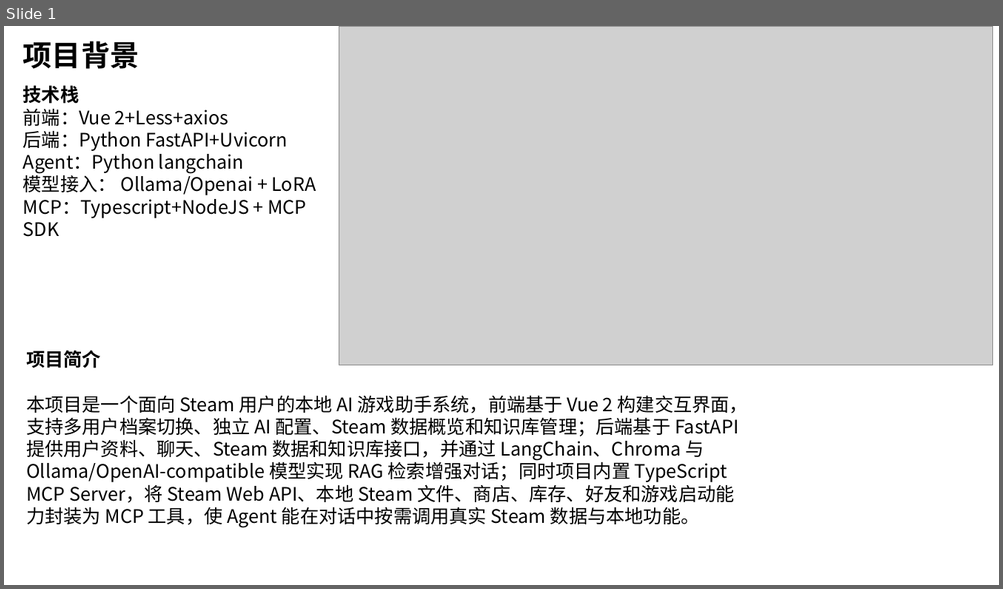
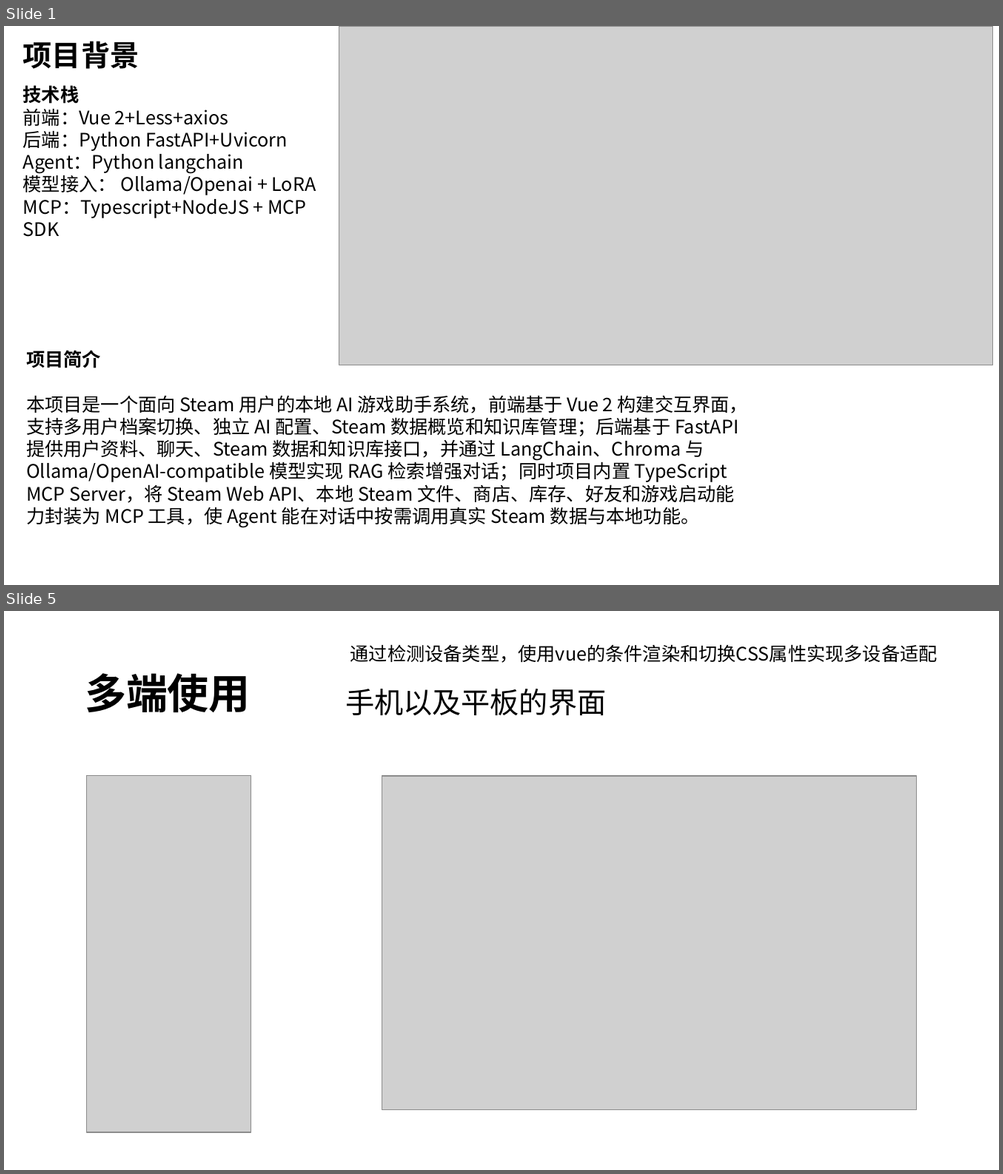
Before and after one commit to shaochang123/SteamGenieAgent, a slide deck: ppt.pptx. Shown one above the other, each under a label of ours: slide 1 before the commit, slides 1 and 5 after it; the slides between them are not shown. The pictures are 1003x589 and 1003x1174 pixels, drawn with LibreOffice and Linux fonts; fonts in the diff are those of the drawing; grey boxes stand for pictures. Boxes give left, top, right and bottom in pixels: in the first picture for what was removed or moved away, otherwise in the second. Text is boxed around its words. In the diff, an @@ line names an element or a change of style, - is before the commit and + after.

```diff
--- a/ppt.pptx
+++ b/ppt.pptx
@@ slide 5 added at box(4, 611, 999, 1170), background #FFFFFF @@
@@ text added at box(350, 644, 937, 663), 18 pt, text #000000 @@
+通过检测设备类型，使用vue的条件渲染和切换CSS属性实现多设备适配
@@ text added at box(85, 673, 250, 712), 40 pt, text #000000, bold @@
+多端使用
@@ text added at box(345, 689, 606, 715), 28 pt, text #000000 @@
+手机以及平板的界面
@@ picture added at box(86, 776, 251, 1133) @@
@@ picture added at box(381, 776, 916, 1111) @@
```
Also in this commit, not shown: 6 slides changed, 1 other slide added.
